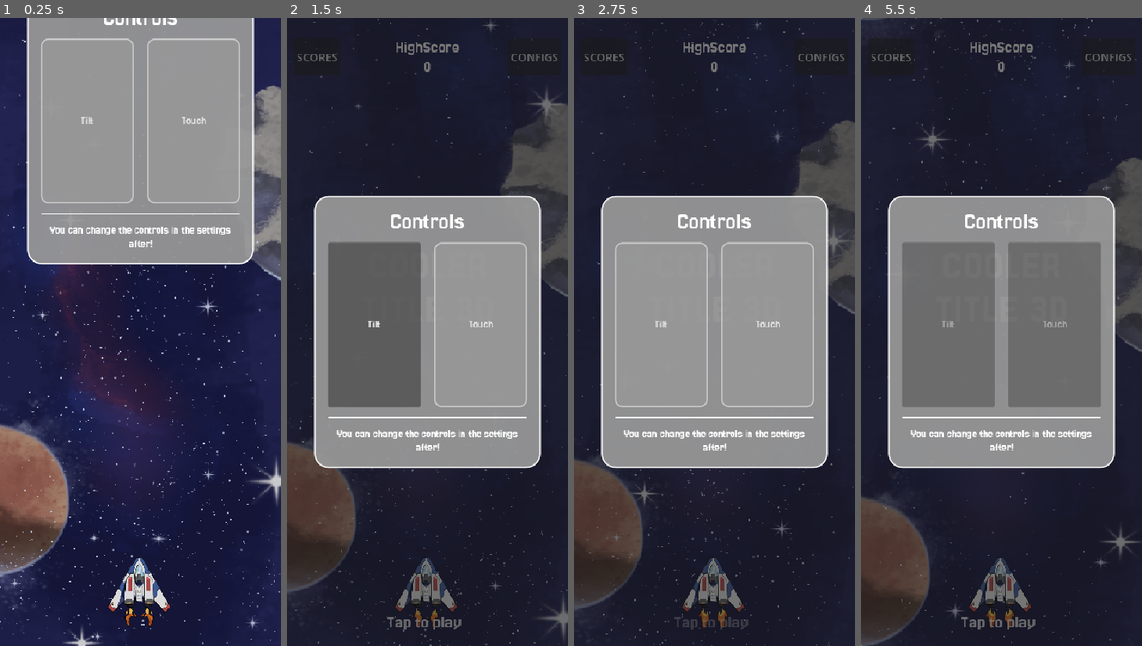
Above: before the commit, frames 1-4 (left to right).
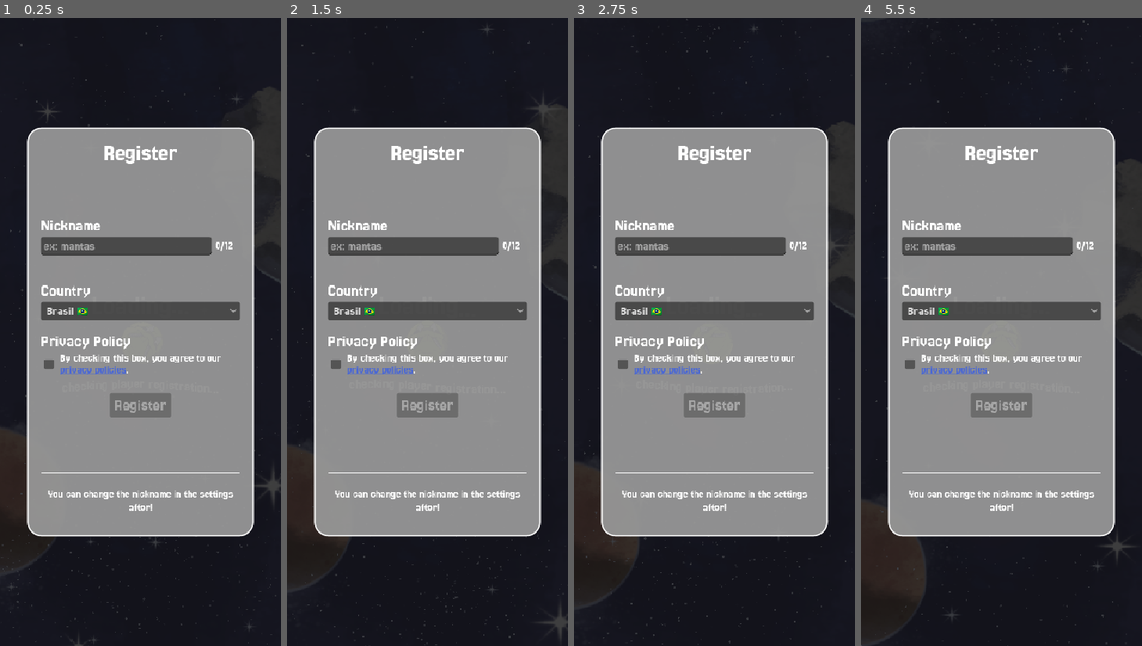
Above: after the commit, the same moments.

Repository: Juawo/space-shooter
Game: Godot game, scene res://scenes/ui/boot_scene/boot_scene.tscn
The game is run twice, just before and just after one commit, with the same random seed, the same clock (stepped at 60 frames per second) and the same inputs. The engine's default icon, where the game draws it, is replaced by a stand-in: a white triangle on a blue panel in a dark square.
Inputs (mouse positions are in pixels of both pictures, inside the frame that each line leads up to):
- Up to frame 1 (0.25 s): no input
- Up to frame 2 (1.5 s): tap Enter at 0.5, 1.25 s; hold Right (ui_right) 0.53-1.28 s; click (427, 332) at 0.67 s; move the mouse to (371, 363) at 1.27 s; hold Down (ui_down) from 1.28 s (still down)
- Up to frame 3 (2.75 s): tap Enter at 2 s; move the mouse to (742, 193) at 2.02 s; release Down (ui_down) at 2.03 s; hold Right (ui_right) from 2.03 s (still down)
- Up to frame 4 (5.5 s): tap Enter at 2.75, 3.5, 4.25 s; move the mouse to (987, 457) at 2.77 s; release Right (ui_right) at 2.78 s; hold Up (ui_up) 2.78-3.53 s; click (987, 457) at 2.92 s; move the mouse to (1085, 426) at 3.52 s; hold Left (ui_left) 3.53-5.03 s; move the mouse to (917, 237) at 4.27 s; move the mouse to (1015, 332) at 5.02 s; hold Down (ui_down) from 5.03 s (still down); click (1015, 332) at 5.17 s

The runs differ from the first frame. In frame 1, 86% of the frame differs, in the area x 0-100%, y 0-100%; in frame 2, 36%; in frame 3, 31%; in frame 4, 44%.

Commit message:
feat: remove unused features and improve player registration flow

Diff:
--- a/scripts/game/api-manager.gd
+++ b/scripts/game/api-manager.gd
@@ -3,7 +3,6 @@
 signal highscores_received(data, status_code)
 signal play_registered(data:bool, code)
 signal nickname_updated(response_code)
-signal latest_version_received(data, status_code)
 signal highscore_sync_completed
 signal player_fetched(status_code)
 
@@ -14,7 +13,6 @@
 func _ready() -> void:
 	process_mode = Node.PROCESS_MODE_ALWAYS
 	_load_configs()
-	get_latest_version()
 
 func _load_configs():
 	var config = ConfigFile.new()
@@ -69,28 +67,6 @@
 			SaveManager.save_data()
 
 	highscore_sync_completed.emit()
-	request_node.queue_free()
-
-func get_latest_version():
-	var request = HTTPRequest.new()
-	add_child(request)
-	request.request_completed.connect(_on_get_latest_version_completed.bind(request))
-
-	var url = API_URL_BASE + "api/GameVersions/"
-	var err = request.request(url, headers_base, HTTPClient.METHOD_GET)
-
-	if err != OK:
-		printerr("GET Latest Version - Erro ao iniciar a requisicao HTTP")
-		latest_version_received.emit({},null)
-		request.queue_free()
-@warning_ignore("unused_parameter")
-func _on_get_latest_version_completed(result, response_code, headers, body, request_node) :
-	print("Status code LV : " + str(response_code))
-	if response_code == 200:
-		var json = JSON.parse_string(body.get_string_from_utf8())
-		latest_version_received.emit(json,response_code)
-	else:
-		latest_version_received.emit({}, response_code)
 	request_node.queue_free()
 
 func register_player(data : Dictionary):
--- a/scripts/game/save-manager.gd
+++ b/scripts/game/save-manager.gd
@@ -11,13 +11,10 @@
 #Configuracoes
 var music_volume : float = 100.0
 var sfx_volume : float = 100.0
-var language : int = 0
 var control_mode : int = -1 # 0 para tilt e 1 para touch
 var sensibility : float = 100
 var has_chosen_control : bool = false
 #GameVersion
-const CURRENT_CODE_VERSION : String = "1.0.4"
-var game_version : String = CURRENT_CODE_VERSION
 
 var file_path : String
 
@@ -41,12 +38,10 @@
 		"settings" : {
 			"music_volume" : music_volume,
 			"sfx_volume" : sfx_volume,
-			"language" : language,
 			"control_mode" : control_mode,
 			"sensibility" : sensibility,
 			"has_chosen_control" : has_chosen_control
-		},
-		"game_version" : game_version
+		}
 	}
 
 	save_file.store_line(JSON.stringify(data))
@@ -56,7 +51,6 @@
 	if not FileAccess.file_exists(file_path):
 		print ("O arquivo de dados nao existe.")
 		# Se não existe, usamos a versão atual do código
-		game_version = CURRENT_CODE_VERSION
 		loaded_data.emit()
 		save_data()
 		return # Adicione o return aqui para evitar ler um arquivo inexistente abaixo
@@ -75,24 +69,11 @@
 		player_nickname = json_data.get("player_nickname", "Bob")
 		score_id = json_data.get("score_id", "")
 
-		# o que está guardado no arquivo
-		var saved_version = json_data.get("game_version", "1.0.0")
-		# sincronização de versão
-		if saved_version != CURRENT_CODE_VERSION:
-			print("Upgrade detectado! Arquivo antigo: ", saved_version, " | Código Atual: ", CURRENT_CODE_VERSION)
-			# Forçamos a variável local a usar a versão atualizada do código
-			game_version = CURRENT_CODE_VERSION
-			# Chamamos o save para atualizar o arquivo .json em disco imediatamente!
-			save_data()
-		else:
-			game_version = saved_version
-
 		# Carregando configuracoes
 		if json_data.has("settings"):
 			var s = json_data["settings"]
 			music_volume = s.get("music_volume", 100.0)
 			sfx_volume = s.get("sfx_volume", 100.0)
-			language = s.get("language", 0)
 			control_mode = s.get("control_mode", -1)
 			sensibility = s.get("sensibility", 100)
 			has_chosen_control = s.get("has_chosen_control", false)
--- a/scripts/ui/boot_scene/boot_scene.gd
+++ b/scripts/ui/boot_scene/boot_scene.gd
@@ -1,66 +1,78 @@
 extends Control
 
-var server_game_version_data : Dictionary
-var local_game_version : String
-var update_pop_up : PackedScene = preload("res://scenes/ui/boot_scene/update_pop_up.tscn")
+# PRELOADS (Removido o update_pop_up que não será mais usado)
 var register_scene : PackedScene = preload("res://scenes/ui/Register/register.tscn")
 @onready var info: RichTextLabel = $MarginContainer/Control/VBoxContainer/info_wrapper/info
+
 var player_check_return
+var is_server_online := false
 
 func _ready() -> void:
-	local_game_version = SaveManager.game_version
-	ApiManager.latest_version_received.connect(_on_latestes_version_received)
+	# Conectamos apenas os sinais necessários para o fluxo do jogador
 	ApiManager.player_fetched.connect(_on_player_fetched)
-	await ApiManager.latest_version_received
-	compare_versions()
 	SoundManager.set_music_opaque(true)
 
-func compare_versions() -> void :
-	info.text = "[center][wave amp=40.0 freq=6.0 color=#FFFFFF][pulse color=#FFFFFF angle=0.0 height=1.05 freq=3.0]comparing versions...[/pulse][/wave][/center]"
-	if server_game_version_data.is_empty():
-		print("server game version : ", server_game_version_data)
-		check_player_registration()
-		return
-	if server_game_version_data.has("currentVersion"):
-		if server_game_version_data["currentVersion"] != local_game_version:
-			var update_pop_up_instance = update_pop_up.instantiate()
-			add_child(update_pop_up_instance)
-			update_pop_up_instance.populate_pop_up(server_game_version_data, local_game_version)
-			update_pop_up_instance.pop_up_closed.connect(check_player_registration)
+	# Iniciamos o fluxo direto de checagem do jogador
+	start_boot_flow()
+
+func start_boot_flow() -> void:
+	info.text = "[center][wave amp=40.0 freq=6.0 color=#FFFFFF][pulse color=#FFFFFF angle=0.0 height=1.05 freq=3.0]connecting to server...[/pulse][/wave][/center]"
+
+	# Fazemos uma requisição rápida para saber se o servidor está online.
+	# Dica: Você pode usar a própria função de obter jogador ou criar um ping na sua API.
+	# Se a requisição falhar ou der timeout, assumimos que está offline.
+	if SaveManager.player_id != "" and SaveManager.player_id != null:
+		ApiManager.get_player()
+
+		# Criamos um timer de segurança (timeout) de 5 segundos.
+		# Se o Render estiver dormindo ou o celular sem net, o jogo não fica travado infinito!
+		var timeout_timer = get_tree().create_timer(5.0)
+
+		# Esperamos o sinal do servidor OU o timer de timeout acabar (o que acontecer primeiro)
+		await get_tree().process_frame # pequeno delay para a requisição de get_player iniciar
+		while not ApiManager.player_fetched.is_connected(_on_player_fetched) and timeout_timer.time_left > 0.0:
+			if player_check_return != null:
+				break
+			await get_tree().create_timer(0.1).timeout
+
+		if player_check_return != null:
+			is_server_online = true
 		else:
-			check_player_registration()
+			is_server_online = false
+			print("Timeout ao conectar ao servidor. Rodando em modo offline.")
 	else:
-		check_player_registration()
+		# Se o jogador não tem ID, vamos tentar abrir a tela de registro.
+		# Faremos uma verificação rápida de ping na API se achar necessário,
+		# ou simplesmente tentamos abrir o registro.
+		is_server_online = true # Assumimos online inicialmente para tentar o registro
 
-func _on_latestes_version_received(data : Dictionary, status_code : int) -> void :
-	server_game_version_data = data
+	check_player_registration()
 
-# TODO : Checar se o player existe no servidor tambem!
-
-func check_player_registration():
+func check_player_registration() -> void:
 	info.text = "[center][wave amp=40.0 freq=6.0 color=#FFFFFF][pulse color=#FFFFFF angle=0.0 height=1.05 freq=3.0]checking player registration...[/pulse][/wave][/center]"
 
+	# CASO 1: Jogador não tem registro local (Primeira vez jogando)
 	if SaveManager.player_id == "" or SaveManager.player_id == null:
-		if server_game_version_data.is_empty(): # is offline
+		if not is_server_online:
 			print("Jogador sem registro E offline. Pulando registro para jogar localmente.")
 			go_to_main_menu()
 			return
+
+		# Abre a tela de registro
 		var scene = register_scene.instantiate()
 		add_child(scene)
 		await scene.register_pop_up_closed
 		sync_high_score()
 		return
 
-	if not server_game_version_data.is_empty():
-		print("Jogador possui ID local. Validando existência no servidor...")
-		ApiManager.get_player()
-		await ApiManager.player_fetched
-
+	# CASO 2: Jogador tem registro local, vamos validar com o servidor online
+	if is_server_online:
 		if player_check_return == 404:
 			print("ID antigo inválido (404 no servidor). Resetando ID e abrindo Registro.")
 			SaveManager.player_id = ""
 			SaveManager.score_id = ""
 			SaveManager.save_data()
+
 			var scene = register_scene.instantiate()
 			add_child(scene)
 			scene.show_register_again_label(true)
@@ -68,14 +80,22 @@
 
 			sync_high_score()
 			return
-	sync_high_score()
+
+		# Se o ID for válido, sincroniza os pontos
+		sync_high_score()
+	else:
+		# Se estiver offline mas já tiver ID local, vai direto pro jogo jogar localmente
+		print("Jogador registrado mas offline. Iniciando jogo local.")
+		go_to_main_menu()
 
 func _on_player_fetched(status_code) -> void :
 	player_check_return = status_code
+
 func sync_high_score() -> void :
-	info.text = "[center][wave amp=40.0 freq=6.0 color=#FFFFFF][pulse color=#FFFFFF angle=0.0 height=1.05 freq=3.0]sync high score...[/pulse][/wave][/center]"
-	ApiManager.sync_high_score()
-	await ApiManager.highscore_sync_completed
+	if is_server_online:
+		info.text = "[center][wave amp=40.0 freq=6.0 color=#FFFFFF][pulse color=#FFFFFF angle=0.0 height=1.05 freq=3.0]sync high score...[/pulse][/wave][/center]"
+		ApiManager.sync_high_score()
+		await ApiManager.highscore_sync_completed
 	go_to_main_menu()
 
 func go_to_main_menu() -> void :
